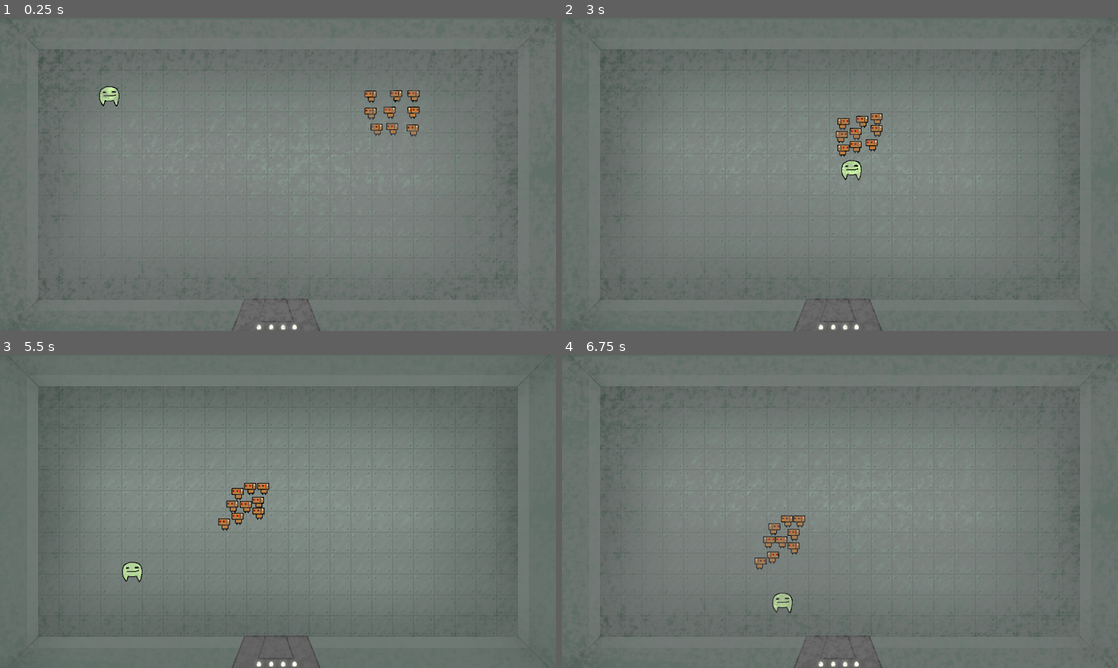
Above: before the commit, frames 1-4 (two rows, left to right).
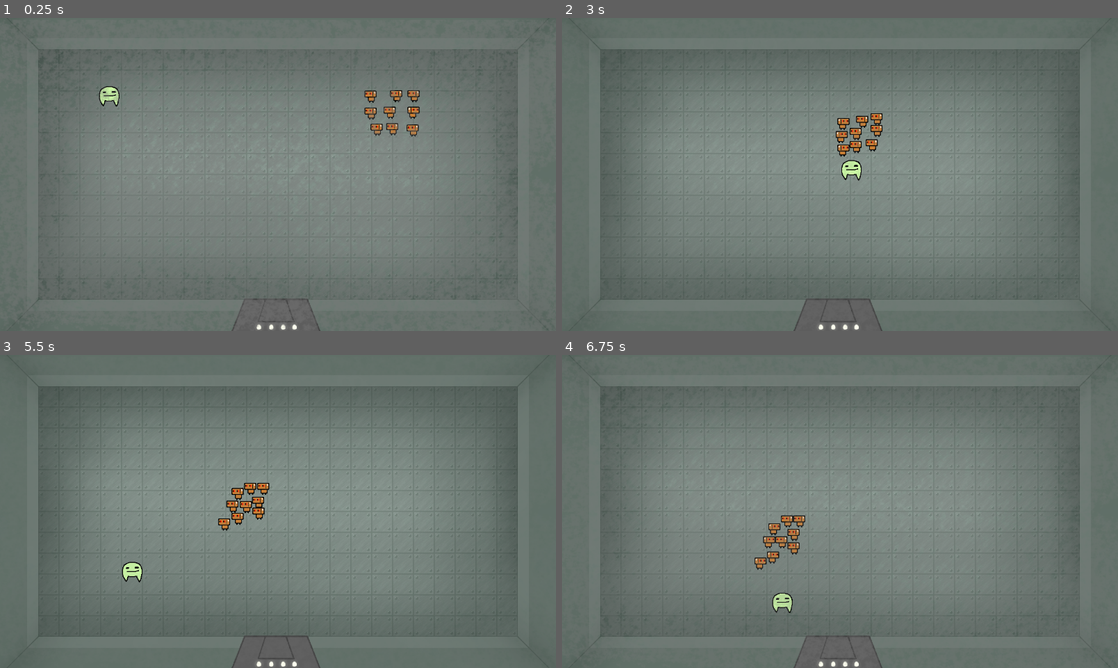
Above: after the commit, the same moments.

Repository: actually-reb/fenrir-2020
Game: Godot game, scene res://scene/Main.tscn
The game is run twice, just before and just after one commit, with the same random seed, the same clock (stepped at 60 frames per second) and the same inputs.
Inputs:
- Up to frame 1 (0.25 s): no input
- Up to frame 2 (3 s): hold D (move_right) 0.53-1.28 s; hold S (move_down) 1.28-2.03 s; hold D (move_right) 2.03-2.78 s; hold W (move_up) from 2.78 s (still down)
- Up to frame 3 (5.5 s): release W (move_up) at 3.53 s; hold A (move_left) 3.53-5.03 s; hold S (move_down) from 5.03 s (still down)
- Up to frame 4 (6.75 s): release S (move_down) at 5.78 s; hold D (move_right) 5.78-6.53 s; hold W (move_up) from 6.53 s (still down)

The runs differ from the first frame. In frame 2, 0.2% of the frame differs, in the area x 46-58%, y 30-99%; in frame 3, less than 0.1%; in frame 4, 0.2%, in the area x 34-44%, y 51-82%.

Commit message:
Smoke less annoying and added first few floor ideas.

Diff:
--- a/scene/Smoke.gd
+++ b/scene/Smoke.gd
@@ -9,9 +9,9 @@
 	if wavy == 0:
 		get_node(".").set_color(get_color() + Color(0,0,0,.005))
 
-	if get_node(".").get_color().a > .6 or wavy == 1:
+	if get_node(".").get_color().a > .4 or wavy == 1:
 		get_node(".").set_color(get_color() - Color(0,0,0,.005))
 		wavy = 1
 
-	if wavy == 1 and (get_node(".").get_color().a < .15):
+	if wavy == 1 and (get_node(".").get_color().a < .1):
 		wavy = 0
Binary file added: FloorDesigns/floor1.png
Not shown, added: FloorDesigns/floor1.png.import
Binary file added: FloorDesigns/floor2..png
Not shown, added: FloorDesigns/floor2..png.import
Binary file added: FloorDesigns/floor3.png
Not shown, added: FloorDesigns/floor3.png.import
